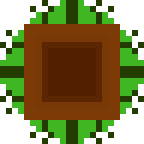
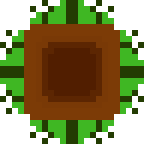
The second 144x144 image is a revision of the first. Changes to its layers:
painted on "Layer 6" over [24, 24, 120, 120]
painted on "Layer 2" over [24, 24, 120, 120]
